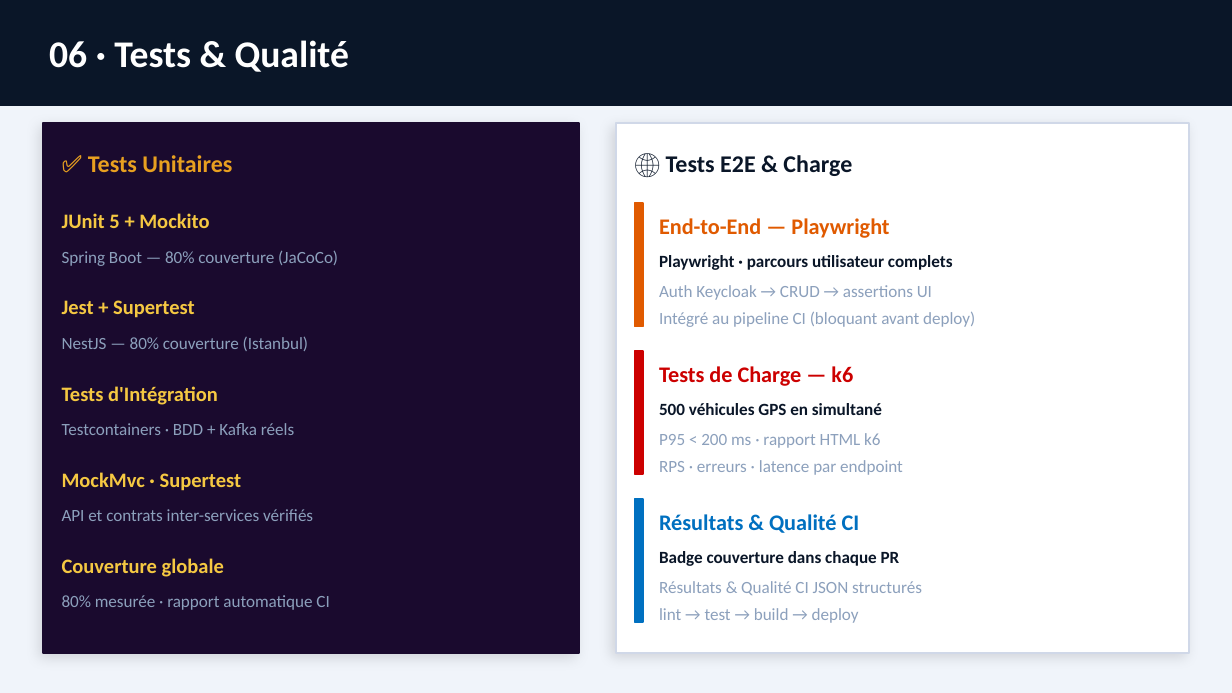
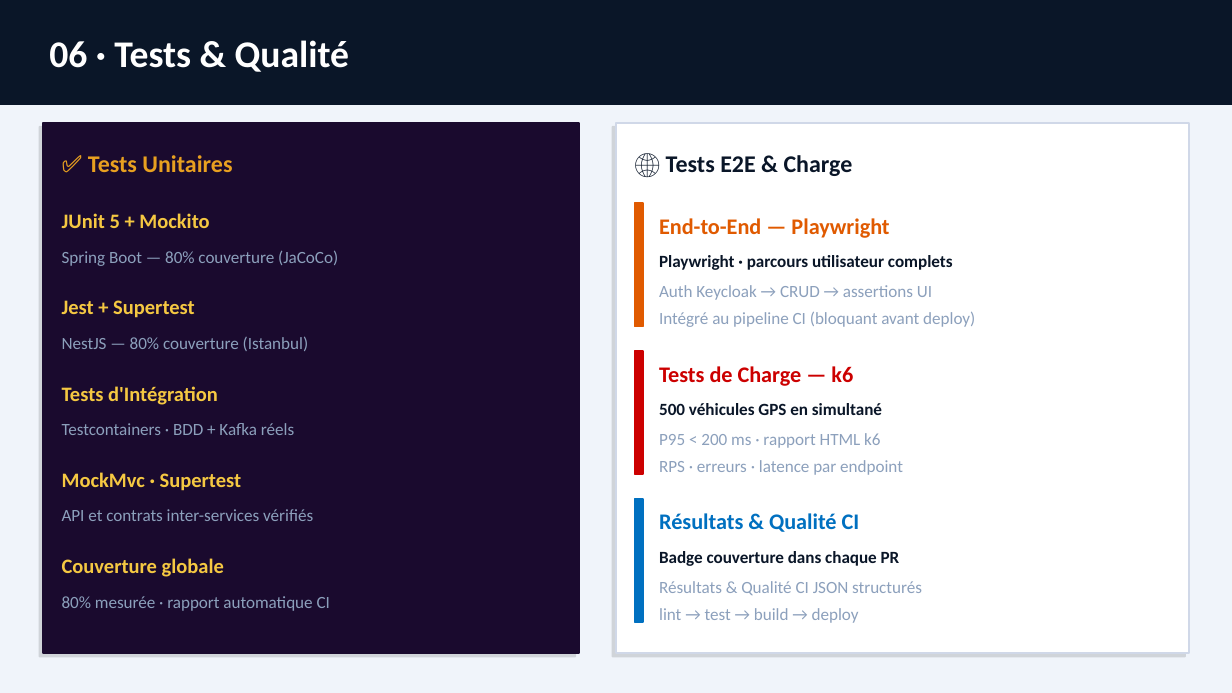
Before and after one commit to M1-ROUEN-GIL/archi-distrib-flotte-vehicules, a slide deck: slide 8 of docs/presentation/presentation.pptx. Drawn at 1232x693 pixels with LibreOffice and Linux fonts; fonts in the diff are those of the drawing. Boxes give left, top, right and bottom in pixels: in the first picture for what was removed or moved away, otherwise in the second. Text is boxed around its words. In the diff, an @@ line names an element or a change of style, - is before the commit and + after.

Commit message:
feat: presentation format pptx

```diff
--- a/docs/presentation/presentation.pptx
+++ b/docs/presentation/presentation.pptx
@@ rectangle at (43, 123, 579, 653): outline #1A0A2E 1 pt to #1A0A2E 0.99 pt; shadow changed @@
@@ rectangle at (616, 123, 1189, 653): outline #D0D8E8 1 pt to #D0D8E8 0.99 pt; shadow changed @@
```
Also in this commit, not shown: 10 other slides changed, 1 other file.
